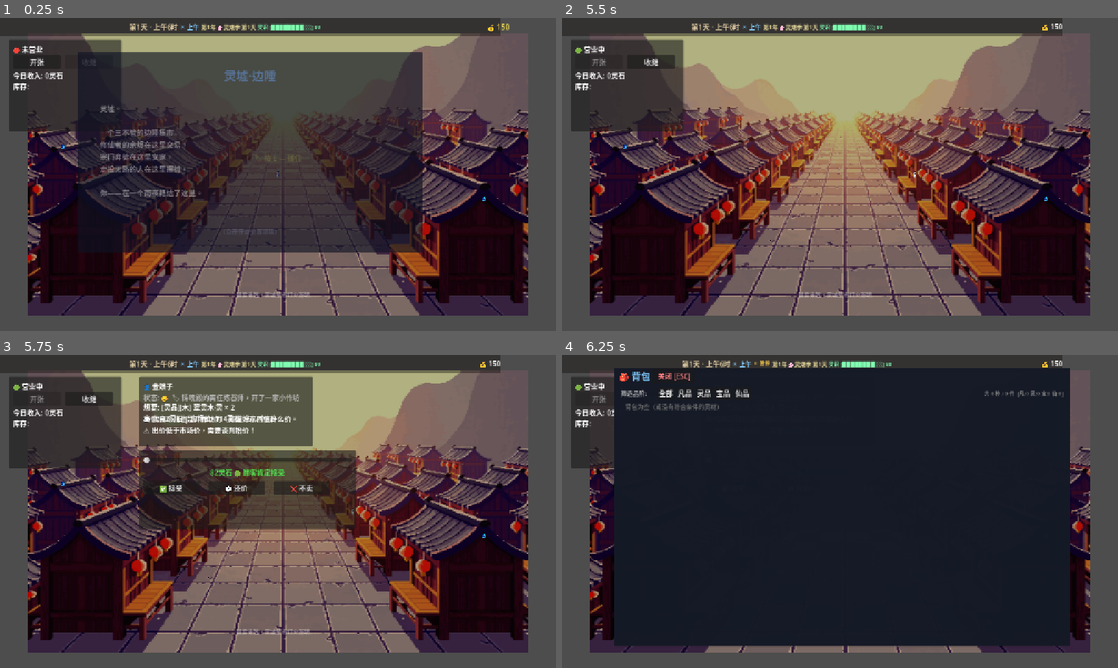
Above: before the commit, frames 1-4 (two rows, left to right).
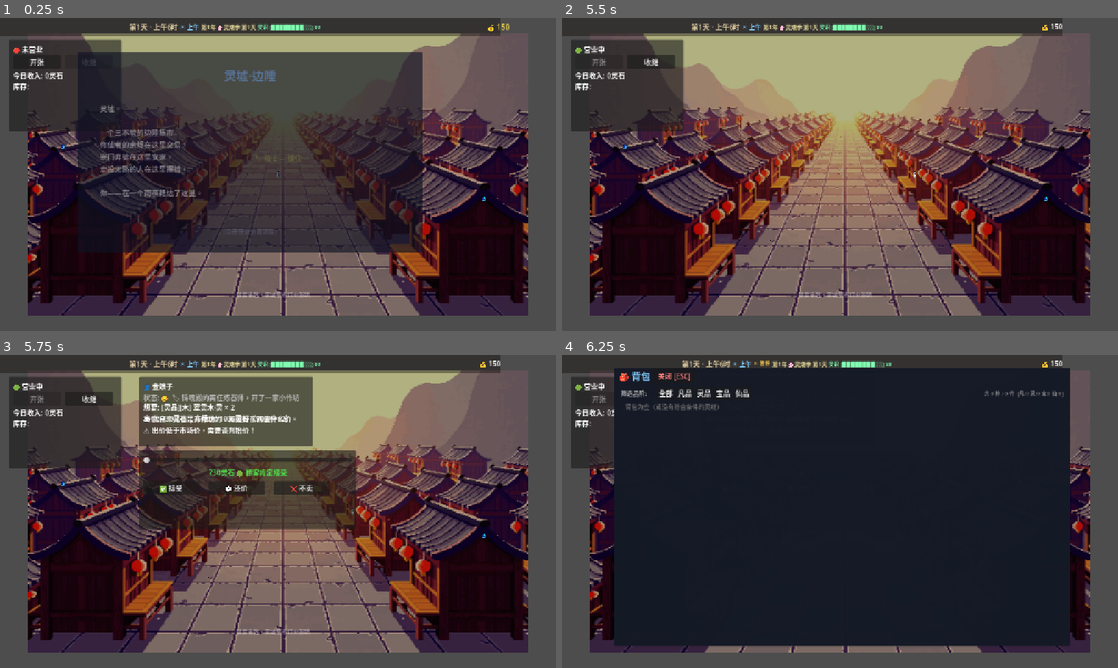
Above: after the commit, the same moments.

Repository: AnQi03/lingxu-traveler
Game: Godot game, scene res://scenes/main.tscn
Two runs of this game, one before a commit and one after it. Both use one fixed random seed, a clock stepped at 60 frames per second and the inputs below.
Inputs (mouse positions are in pixels of both pictures, inside the frame that each line leads up to):
- Up to frame 1 (0.25 s): no input
- Up to frame 2 (5.5 s): tap Enter at 0.5, 5 s; move the mouse to (962, 158) at 0.52 s; hold D 0.53-1.25 s; tap E at 0.6, 3.6 s; click (962, 158) at 0.67 s; tap Space at 0.77, 3.5 s; drag from (728, 190) to (812, 237) at 1.27 s; click "开张" at 2 s; click "收摊" at 2.75 s; move the mouse to (895, 105) at 3.52 s; hold D 3.53-4.25 s; click "关闭 [ESC]" at 4.25 s; drag from (812, 237) to (673, 127) at 5.02 s
- Up to frame 3 (5.75 s): no input
- Up to frame 4 (6.25 s): move the mouse to (1006, 558) at 5.77 s; hold A from 5.78 s (still down); tap E at 5.85 s; tap Space at 6.02 s

Frames 1-2 are identical in both runs. In frame 3, 0.5% of the frame differs, in the area x 29-52%, y 19-40%; in frame 4, less than 0.1%.

Commit message:
balance: 灵品→中品 四档全对齐
灵品: 45-55→100-500 (1-5中品)
描述: 赤炎草·灵「二枚中品」翠灵木·灵「五中品」

完整货币-品阶映射:
  凡品 → 下品(4-12)
  灵品 → 中品(1-5)
  宝品 → 上品(10-20)
  仙品 → 极品(8-20)

Diff:
--- a/scripts/Furnace.gd
+++ b/scripts/Furnace.gd
@@ -9,7 +9,7 @@
 # 各品阶价格区间（用于熔炼产出，与 MaterialData 对齐）
 const TIER_PRICE = {
 	0: [4, 12],              # 凡品 — 散修日常
-	1: [45, 60],             # 灵品 — 小宗门月供
+	1: [100, 500],          # 灵品 — 一到五中品
 	2: [100000, 200000],     # 宝品 — 十到二十上品
 	3: [8000000, 20000000],  # 仙品 — 八到二十极品
 }
--- a/scripts/MaterialData.gd
+++ b/scripts/MaterialData.gd
@@ -23,11 +23,11 @@
 		{ "id": "tengluomu_fan", "name": "藤萝木", "tier": Tier.FAN, "element": Element.MU, "base_price": 7, "desc": "柔韧的灵木纤维，制符常用", "origin": "苍木域" },
 		{ "id": "tiexingshi_fan", "name": "铁星石", "tier": Tier.FAN, "element": Element.JIN, "base_price": 9, "desc": "含微量星辰铁的矿石", "origin": "金戈域" },
 		# ===== 灵品（5种）— 偶尔出现，熔炼起始目标 =====
-		{ "id": "chiyancao_ling", "name": "赤炎草·灵", "tier": Tier.LING, "element": Element.HUO, "base_price": 50, "desc": "百年火候的灵草，炼丹师最爱", "origin": "炎狱域", "market_rare": true },
-		{ "id": "cuilingmu_ling", "name": "翠灵木·灵", "tier": Tier.LING, "element": Element.MU, "base_price": 55, "desc": "千年灵木的嫩枝，灵气充沛", "origin": "苍木域", "market_rare": true },
-		{ "id": "jinlingshi_ling", "name": "金灵石", "tier": Tier.LING, "element": Element.JIN, "base_price": 48, "desc": "蕴含锐金之气的矿石", "origin": "金戈域", "market_rare": true },
-		{ "id": "hanluyu_ling", "name": "寒露玉", "tier": Tier.LING, "element": Element.SHUI, "base_price": 52, "desc": "万载寒露凝成的灵玉", "origin": "玄冰域", "market_rare": true },
-		{ "id": "dilinggu_ling", "name": "地灵菇", "tier": Tier.LING, "element": Element.TU, "base_price": 45, "desc": "吸取地脉灵气的奇菌", "origin": "中央荒原", "market_rare": true },
+		{ "id": "chiyancao_ling", "name": "赤炎草·灵", "tier": Tier.LING, "element": Element.HUO, "base_price": 200, "desc": "百年火候的灵草。二枚中品灵石——炼丹师攒一个月才舍得买", "origin": "炎狱域", "market_rare": true },
+		{ "id": "cuilingmu_ling", "name": "翠灵木·灵", "tier": Tier.LING, "element": Element.MU, "base_price": 500, "desc": "千年灵木的嫩枝。五中品——小宗门长老才能随意出手", "origin": "苍木域", "market_rare": true },
+		{ "id": "jinlingshi_ling", "name": "金灵石", "tier": Tier.LING, "element": Element.JIN, "base_price": 300, "desc": "蕴含锐金之气的矿石。三中品——炼器师的最爱", "origin": "金戈域", "market_rare": true },
+		{ "id": "hanluyu_ling", "name": "寒露玉", "tier": Tier.LING, "element": Element.SHUI, "base_price": 400, "desc": "万载寒露凝成的灵玉。四中品——冰系修士梦寐以求", "origin": "玄冰域", "market_rare": true },
+		{ "id": "dilinggu_ling", "name": "地灵菇", "tier": Tier.LING, "element": Element.TU, "base_price": 100, "desc": "吸取地脉灵气的奇菌。一中品——最亲民的灵品灵材", "origin": "中央荒原", "market_rare": true },
 	]
 
 ## 宝品/仙品（熔炼专属，不在市场售卖）— 世间罕见的至宝
